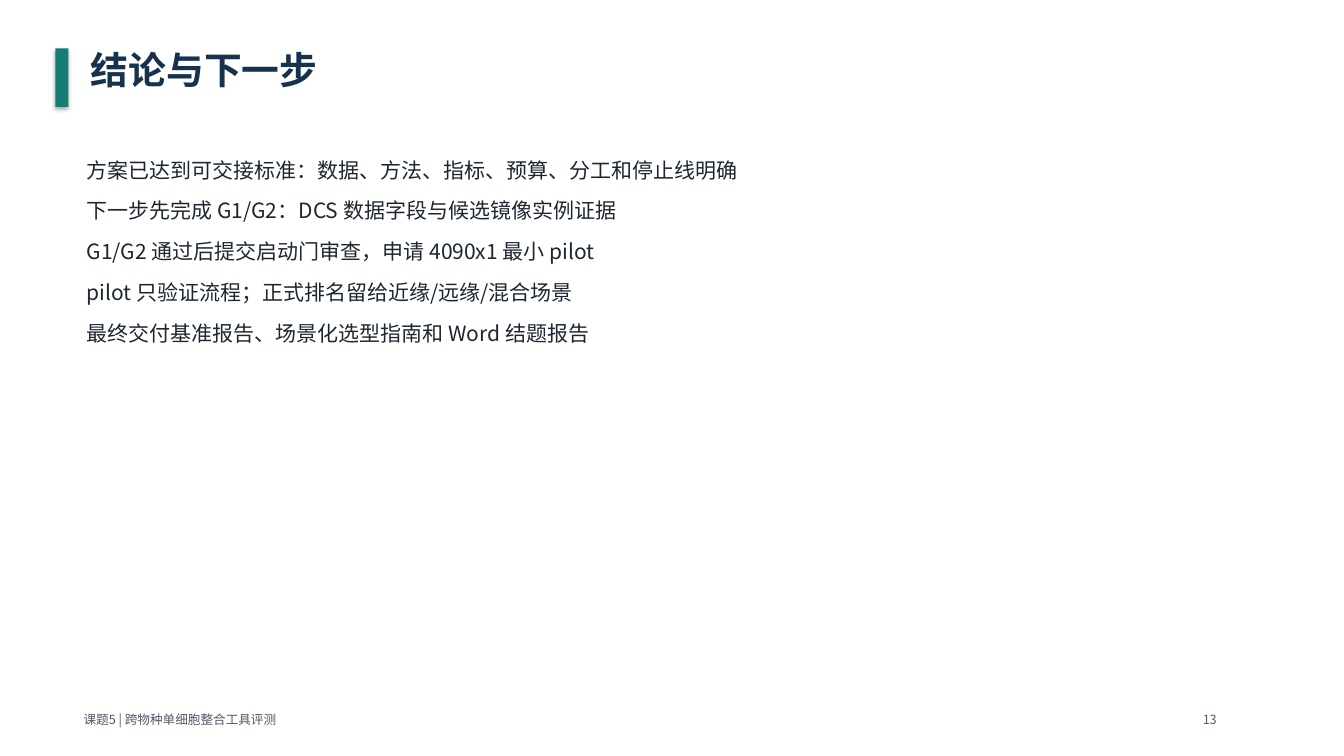
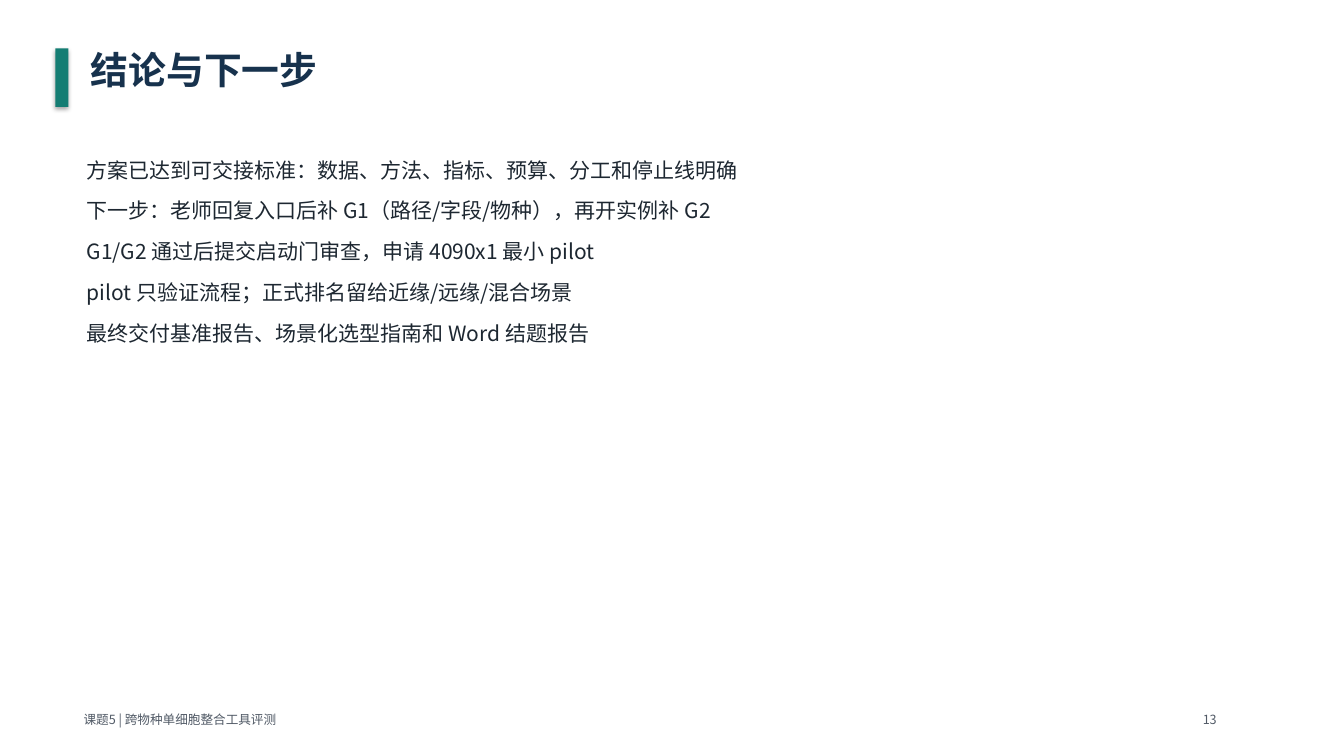
Before and after one commit to bernis-web/course5-prep, a slide deck: slide 13 of deliverables/course5-monday-presentation.pptx. Drawn at 1344x756 pixels with LibreOffice and Linux fonts; fonts in the diff are those of the drawing. Boxes give left, top, right and bottom in pixels: in the first picture for what was removed or moved away, otherwise in the second. Text is boxed around its words. In the diff, an @@ line names an element or a change of style, - is before the commit and + after.

```diff
--- a/deliverables/course5-monday-presentation.pptx
+++ b/deliverables/course5-monday-presentation.pptx
@@ text at (x1=87, y1=200, x2=711, y2=222): text changed @@
-下一步先完成 G1/G2：DCS 数据字段与候选镜像实例证据
+下一步：老师回复入口后补 G1（路径/字段/物种），再开实例补 G2
```
Also in this commit, not shown: 4 other slides changed, 2 other files.
